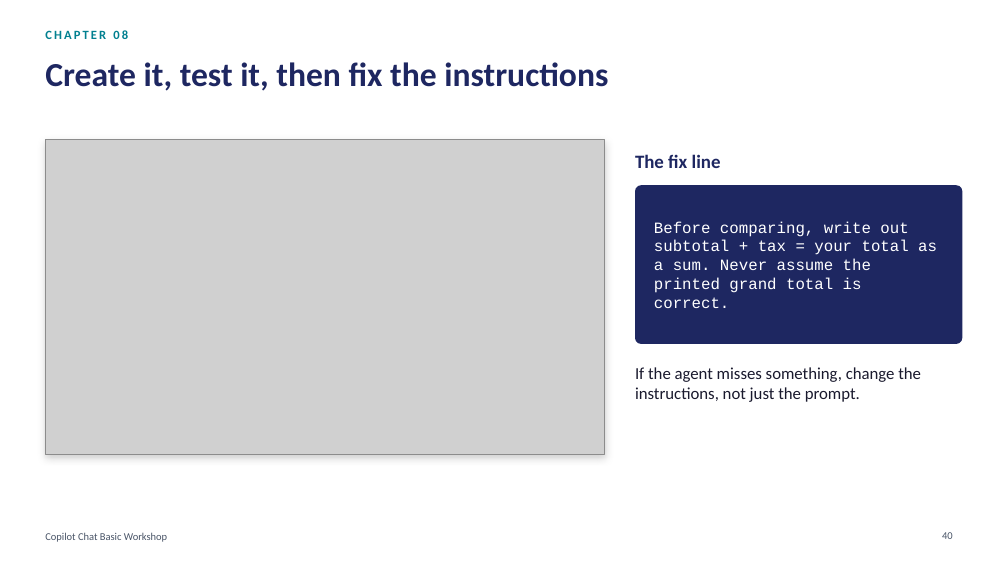
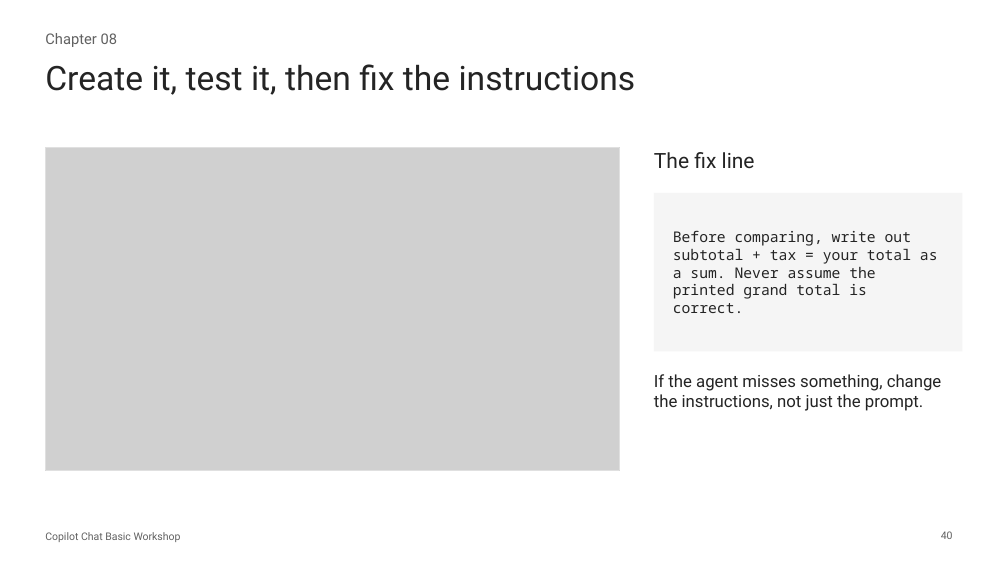
Before and after one commit to Asraf-JS/Copilot-Chat-Basic-Workshop, a slide deck: slide 40 of Copilot-Chat-Basic-Workshop-Deck.pptx. Drawn at 1008x567 pixels with LibreOffice and Linux fonts; fonts in the diff are those of the drawing; grey boxes stand for pictures. Boxes give left, top, right and bottom in pixels: in the first picture for what was removed or moved away, otherwise in the second. Text is boxed around its words. In the diff, an @@ line names an element or a change of style, - is before the commit and + after.

```diff
--- a/Copilot-Chat-Basic-Workshop-Deck.pptx
+++ b/Copilot-Chat-Basic-Workshop-Deck.pptx
@@ text at <box>45,33,118,47</box>: text changed; size 12 to 14 pt; font Calibri to Roboto; text colour #028090 to #616161; bold off @@
-CHAPTER 08
+Chapter 08
@@ title "Create it, test it, then ..." at <box>45,64,636,95</box>: font Calibri to Roboto, text colour #1E2761 to #242424, bold off @@
@@ picture: place and size @@
-picture at <box>45,140,605,454</box>
+picture at <box>45,147,620,471</box>
@@ rectangle: place and size @@
-rectangle at <box>45,140,605,454</box>
+rectangle at <box>45,147,620,471</box>
@@ rectangle at <box>45,147,620,471</box>: fill #FFFFFF to none; outline #F1F4F7 1 pt to #E0E0E0 1 pt; shadow off @@
@@ text "The fix line": place and size @@
-text "The fix line" at <box>635,154,721,168</box>
+text "The fix line" at <box>654,152,755,168</box>
@@ text "The fix line" at <box>654,152,755,168</box>: size 18 to 20 pt, font Calibri to Roboto, text colour #1E2761 to #242424, bold off; vertical alignment middle to top @@
@@ rectangle: place and size @@
-rectangle at <box>635,185,963,344</box>
+rectangle at <box>654,193,963,352</box>
@@ rectangle at <box>654,193,963,352</box>: rounded rectangle to rectangle; fill #1E2761 to #F5F5F5 @@
@@ text "Before comparing, write out subtotal ...": place and size @@
-text "Before comparing, write out subtotal ..." at <box>654,221,937,308</box>
+text "Before comparing, write out subtotal ..." at <box>673,230,938,313</box>
@@ text "Before comparing, write out subtotal ..." at <box>673,230,938,313</box>: size 15 to 14 pt, font Courier New to Noto Sans Mono, text colour #FFFFFF to #242424 @@
@@ text "If the agent misses something, ...": place and size @@
-text "If the agent misses something, ..." at <box>635,367,921,402</box>
+text "If the agent misses something, ..." at <box>654,374,942,411</box>
@@ text "If the agent misses something, ..." at <box>654,374,942,411</box>: font Calibri to Roboto, text colour #1A1A2E to #242424 @@
@@ text "Copilot Chat Basic Workshop" at <box>45,532,181,542</box>: font Calibri to Roboto, text colour #4A5568 to #616161 @@
@@ page number at <box>941,531,953,539</box>: font Calibri to Roboto, text colour #4A5568 to #616161 @@
```
Also in this commit, not shown: 49 other slides changed, 2 other files.
